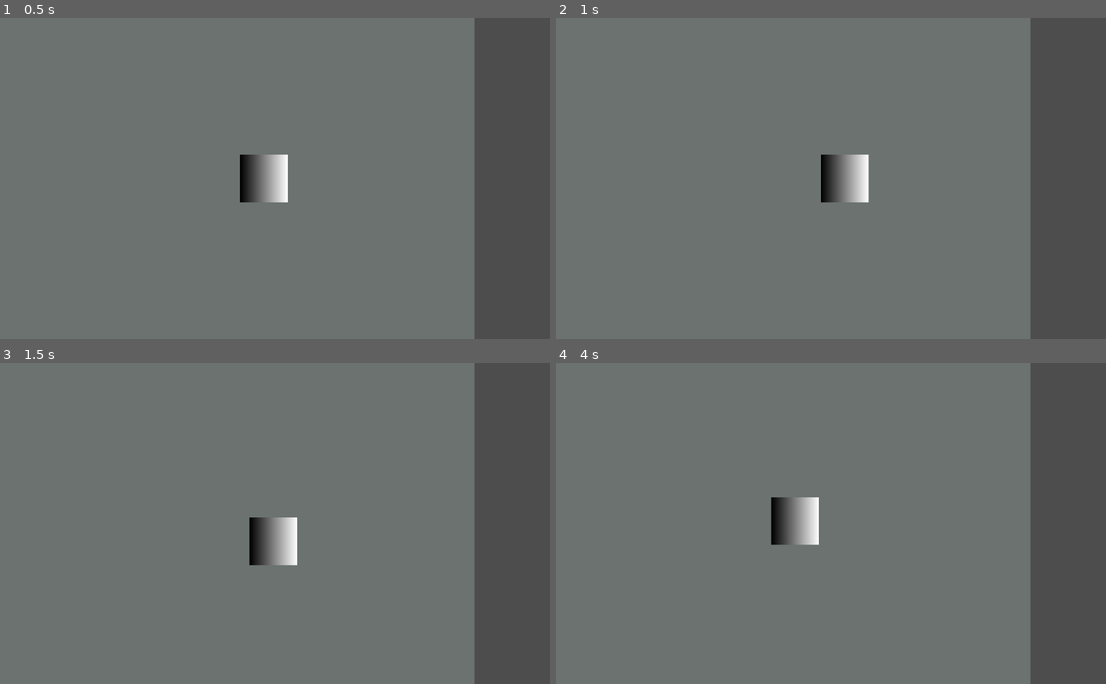
Above: before the commit, frames 1-4 (two rows, left to right).
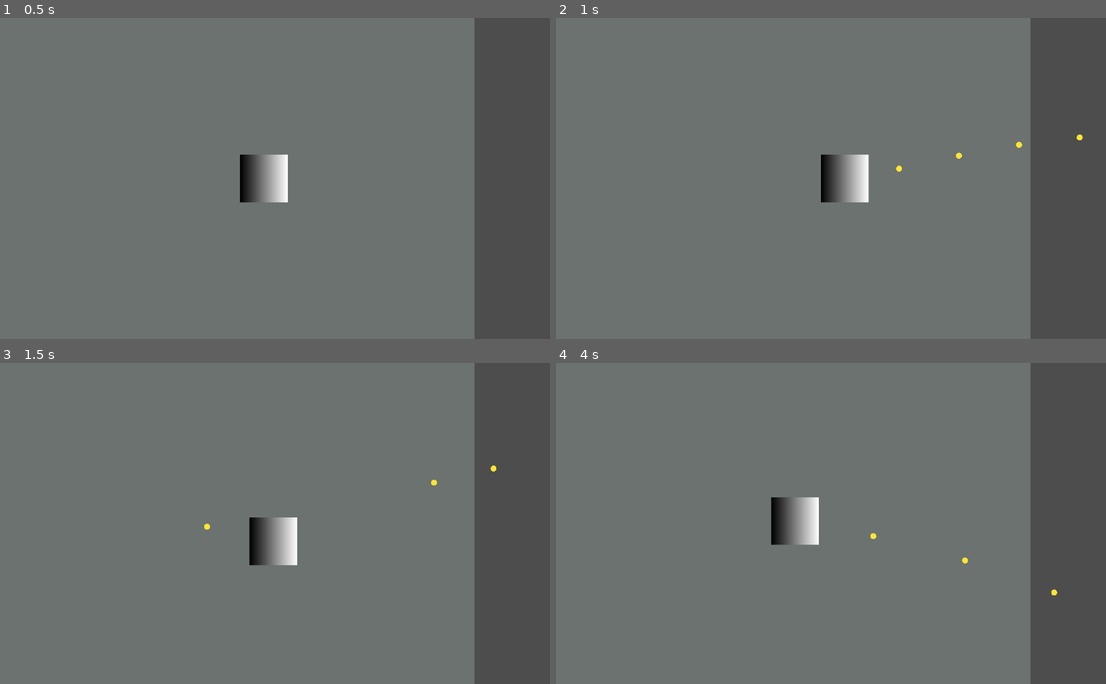
Above: after the commit, the same moments.

Repository: Kutsarskiy/oops-another-tramp
Game: Godot game, scene res://scenes/game.tscn
Two runs of this game, one before a commit and one after it. Both use one fixed random seed, a clock stepped at 60 frames per second and the inputs below.
Inputs (mouse positions are in pixels of both pictures, inside the frame that each line leads up to):
- Up to frame 1 (0.5 s): no input
- Up to frame 2 (1 s): tap Enter at 0.5 s; move the mouse to (946, 162) at 0.52 s; press the mouse at (946, 162) at 0.53 s; hold Right (ui_right) from 0.53 s (still down)
- Up to frame 3 (1.5 s): move the mouse to (148, 539) at 1.27 s; release Right (ui_right) at 1.28 s; release the mouse at (148, 539) at 1.28 s; hold Down (ui_down) from 1.28 s (still down); click (148, 539) at 1.35 s
- Up to frame 4 (4 s): tap Space at 2 s; move the mouse to (875, 452) at 2.02 s; release Down (ui_down) at 2.03 s; press the mouse at (875, 452) at 2.03 s; hold Right (ui_right) 2.03-2.78 s; move the mouse to (792, 587) at 2.77 s; release the mouse at (792, 587) at 2.78 s; hold Up (ui_up) 2.78-3.53 s; click (792, 587) at 2.85 s; tap Enter at 3.5 s; move the mouse to (990, 571) at 3.52 s; press the mouse at (990, 571) at 3.53 s; hold Left (ui_left) from 3.53 s (still down)

Frame 1 is identical in both runs. In frame 2, less than 0.1% of the frame differs, in the area x 61-96%, y 36-48%; in frame 3, less than 0.1%; in frame 4, less than 0.1%.

Commit message:
Добавил примитивную стрельбу и коллизию выстрелов

Diff:
--- /dev/null
+++ b/bullet.gd
@@ -0,0 +1,31 @@
+extends Area2D
+
+@export var speed: float = 900.0
+@export var lifetime: float = 1.2
+@export var radius: float = 4.0
+@export var color: Color = Color(1, 0.9, 0.2)
+
+var direction: Vector2 = Vector2.RIGHT
+var _time_left: float
+
+func _ready() -> void:
+	_time_left = lifetime
+	body_entered.connect(_on_body_entered)
+	area_entered.connect(_on_area_entered)
+	queue_redraw()
+
+func _physics_process(delta: float) -> void:
+	global_position += direction * speed * delta
+
+	_time_left -= delta
+	if _time_left <= 0.0:
+		queue_free()
+
+func _draw() -> void:
+	draw_circle(Vector2.ZERO, radius, color)
+
+func _on_body_entered(_body: Node) -> void:
+	queue_free()
+
+func _on_area_entered(_area: Area2D) -> void:
+	queue_free()
--- a/project.godot
+++ b/project.godot
@@ -49,6 +49,11 @@
 , Object(InputEventKey,"resource_local_to_scene":false,"resource_name":"","device":-1,"window_id":0,"alt_pressed":false …(183 unchanged characters)…
 ]
 }
+shoot={
+"deadzone": 0.2,
+"events": [Object(InputEventMouseButton,"resource_local_to_scene":false,"resource_name":"","device":-1,"window_id":0,"alt_pressed":false,"shift_pressed":false,"ctrl_pressed":false,"meta_pressed":false,"button_mask":1,"position":Vector2(108, 14),"global_position":Vector2(117, 62),"factor":1.0,"button_index":1,"canceled":false,"pressed":true,"double_click":false,"script":null)
+]
+}
 
 [rendering]
 
--- /dev/null
+++ b/scenes/bullet.tscn
@@ -0,0 +1,13 @@
+[gd_scene load_steps=3 format=3 uid="uid://bk0atyhwksxmi"]
+
+[ext_resource type="Script" uid="uid://bdgl803b0l8ud" path="res://bullet.gd" id="1_v7oki"]
+
+[sub_resource type="CircleShape2D" id="CircleShape2D_rtl8c"]
+radius = 4.0
+
+[node name="Bullet" type="Area2D"]
+collision_layer = 4
+script = ExtResource("1_v7oki")
+
+[node name="CollisionShape2D" type="CollisionShape2D" parent="."]
+shape = SubResource("CircleShape2D_rtl8c")
--- a/scenes/game.tscn
+++ b/scenes/game.tscn
@@ -14,6 +14,7 @@
 [node name="Game" type="Node2D"]
 
 [node name="Player" type="CharacterBody2D" parent="."]
+collision_layer = 2
 script = ExtResource("1_uwrxv")
 
 [node name="Sprite2D" type="Sprite2D" parent="Player"]
@@ -26,6 +27,9 @@
 zoom = Vector2(1.5, 1.5)
 position_smoothing_enabled = true
 rotation_smoothing_enabled = true
+
+[node name="Muzzle" type="Marker2D" parent="Player"]
+position = Vector2(16, 0)
 
 [node name="Walls" type="Node2D" parent="."]
 
--- a/scenes/player.gd
+++ b/scenes/player.gd
@@ -1,21 +1,35 @@
 extends CharacterBody2D
 
-@export var speed := 200.0
+@export var move_speed: float = 200.0
+@export var fire_rate: float = 10.0 # выстрелов в секунду
 
-func _physics_process(_delta):
-	var direction = Vector2.ZERO
+@onready var muzzle: Marker2D = $Muzzle
 
-	if Input.is_action_pressed("ui_right"):
-		direction.x += 1
-	if Input.is_action_pressed("ui_left"):
-		direction.x -= 1
-	if Input.is_action_pressed("ui_down"):
-		direction.y += 1
-	if Input.is_action_pressed("ui_up"):
-		direction.y -= 1
+var _shoot_cd: float = 0.0
+var BulletScene = preload("res://scenes/bullet.tscn")
 
-	if direction != Vector2.ZERO:
-		direction = direction.normalized()
+func _physics_process(delta: float) -> void:
+	# --- Movement (работает и на стрелках, и на WASD если ты добавил в Input Map) ---
+	var dir := Input.get_vector("ui_left", "ui_right", "ui_up", "ui_down")
+	velocity = dir * move_speed
+	move_and_slide()
 
-	velocity = direction * speed
-	move_and_slide()
+	# --- Shooting ---
+	_shoot_cd = max(_shoot_cd - delta, 0.0)
+
+	if Input.is_action_pressed("shoot") and _shoot_cd <= 0.0:
+		_shoot_cd = 1.0 / fire_rate
+		_shoot()
+
+func _shoot() -> void:
+	var b = BulletScene.instantiate()
+	b.global_position = muzzle.global_position
+
+	var v := get_global_mouse_position() - muzzle.global_position
+	if v.length_squared() < 0.0001:
+		v = Vector2.RIGHT
+
+	b.direction = v.normalized()
+
+	# добавляем пулю на уровень, а не внутрь Player
+	get_parent().add_child(b)
Not shown, added: bullet.gd.uid
